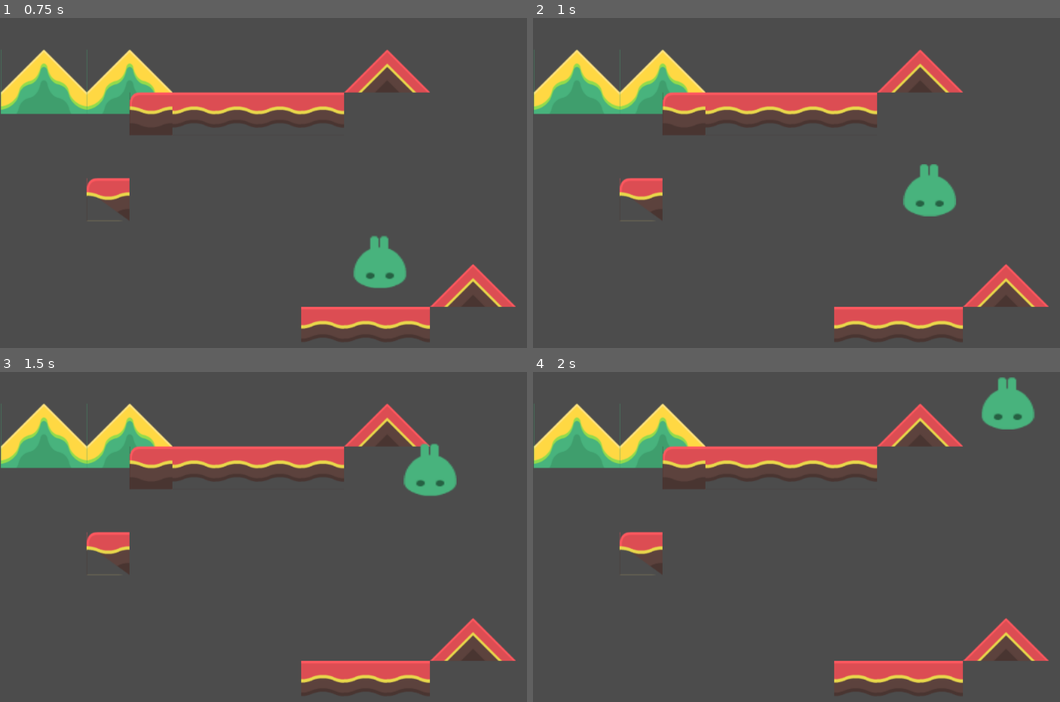
Above: before the commit, frames 1-4 (two rows, left to right).
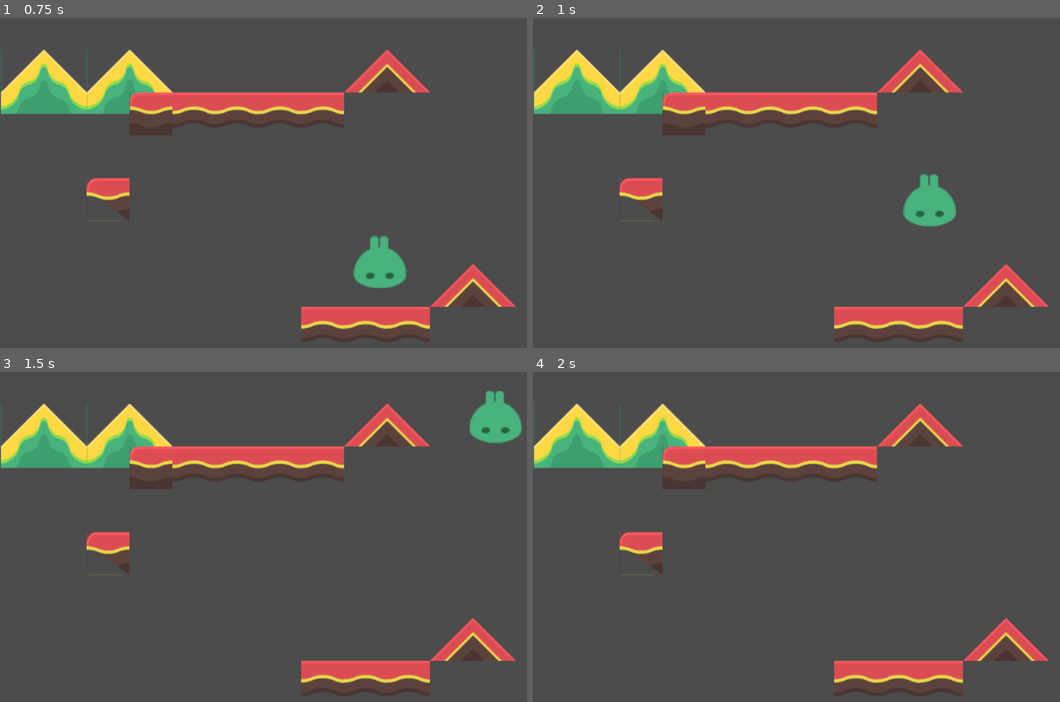
Above: after the commit, the same moments.

Repository: onsetsu/GameJam6
Game: Godot game, scene res://Scenes/MainLevel.tscn
Same seed, same stepped clock (60 frames per second), same inputs: the game is played once before the commit and once after it.
Inputs:
- Up to frame 1 (0.75 s): tap Enter at 0.5 s; hold Right (ui_right) from 0.53 s (still down); hold G from 0.53 s (still down)
- Up to frame 2 (1 s): keep holding Right (ui_right); keep holding G; tap Space (ui_select) at 0.77 s
- Up to frame 3 (1.5 s): keep holding Right (ui_right); release G at 1.28 s; tap G at 1.35 s
- Up to frame 4 (2 s): keep holding Right (ui_right); tap Space (ui_select) at 1.52 s

Frame 1 is identical in both runs. In frame 2, 0.8% of the frame differs, in the area x 70-81%, y 44-64%; in frame 3, 2.2%, in the area x 76-100%, y 5-38%; in frame 4, 1.1%.

Commit message:
Small changes to the player controller

Diff:
--- a/GameOneButton/Scenes/PlanningPhase.tscn
+++ b/GameOneButton/Scenes/PlanningPhase.tscn
@@ -1,8 +1,8 @@
 [gd_scene load_steps=4 format=2]
 
 [ext_resource path="res://Scripts/PlanningPhase.gd" type="Script" id=1]
-[ext_resource path="res://Scripts/PossibleActions.gd" type="Script" id=2]
-[ext_resource path="res://Scripts/QueuedActions.gd" type="Script" id=3]
+[ext_resource path="res://Scenes/PossibleActions.gd" type="Script" id=2]
+[ext_resource path="res://icon.png" type="Texture" id=3]
 
 [node name="Control" type="Control"]
 anchor_right = 1.0
@@ -14,9 +14,10 @@
 margin_bottom = 600.0
 script = ExtResource( 2 )
 
-[node name="QueuedActions" type="ItemList" parent="."]
-margin_left = 512.0
-margin_right = 1024.0
-margin_bottom = 600.0
-script = ExtResource( 3 )
-[connection signal="item_activated" from="PossibleActions" to="PossibleActions" method="queue_action"]
+[node name="Action" type="Button" parent="PossibleActions"]
+margin_right = 512.0
+icon = ExtResource( 3 )
+
+[node name="Action2" type="Button" parent="PossibleActions"]
+margin_right = 512.0
+icon = ExtResource( 3 )
--- a/GameOneButton/Scripts/KinematicBody2D.gd
+++ b/GameOneButton/Scripts/KinematicBody2D.gd
@@ -30,15 +30,16 @@
 
     old_action = action
     action = right or left or jump or dig or invert_gravity
+    toggle = false
     if not old_action and action:
-        toggle = not toggle
+        toggle = true
 
-    if jump and is_on_floor():
+    if jump and is_on_floor() or is_on_ceiling():
         velocity.y = jump_speed
     if jump and not is_on_floor() and abs(velocity.y) < abs(max_y_velocity):
-        velocity.y -= 10
+        velocity.y -= 10 * gravity_multiplyer
 
-    if is_on_floor():
+    if is_on_floor() or is_on_ceiling():
         velocity.x *= friction
         if right:
             velocity.x += run_speed
@@ -46,7 +47,7 @@
             velocity.x -= run_speed
 
     if invert_gravity and toggle:
-        gravity_multiplyer = -1
+        gravity_multiplyer *= -1
 
 func _physics_process(delta):
     get_input()
